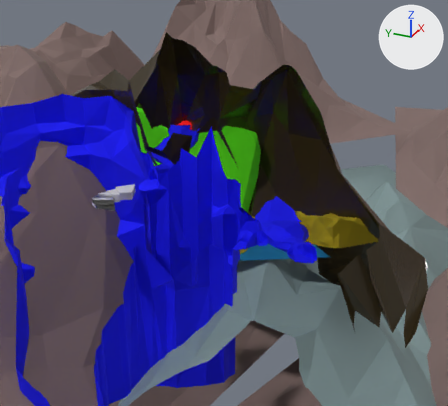
What one commit did to the FBX model Assets/Models/Terrains/Integrate.FBX.
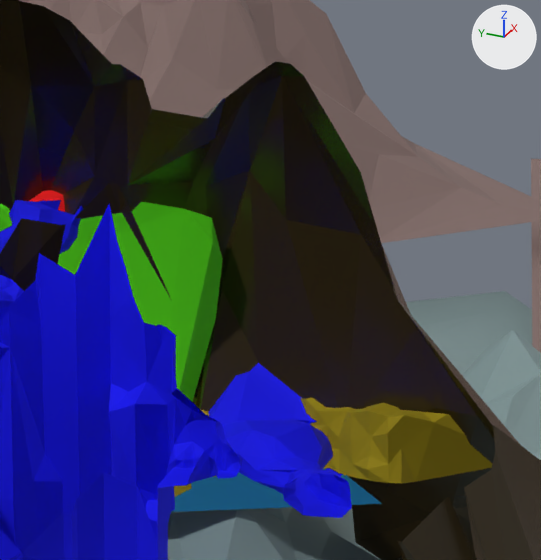
Each version is shown from a 50 mm lens placed at (-467.2, -198.4, 264.2), pointed at (-71.2, -20.1, 66.1), then close up on the part from 37% to 89% of the width and 9% to 69% of the height. Every picture has the same lights, and +X, +Y and +Z are marked at upper right. Everything nearer to the camera than a plane just in front of the edit is cut away. Vertices at the same position are counted once.

The older version as bpy lines, for what is in view:
```python
me_mesh = bpy.data.meshes.new('Mesh')
me_mesh.from_pydata(...)  # 1855 vertices, 3517 faces; spans x -746.0..746.0, y -608.0..608.0, z -146.0..146.0
# faces by material slot: [2798, 719]
me_mesh.materials.append(mat_default)  # brown #816c68
me_mesh.materials.append(mat_default_001)  # grey #7f9494
me_mesh_001 = bpy.data.meshes.new('Mesh.001')
me_mesh_001.from_pydata(...)  # 1835 vertices, 3244 faces; spans x -85.0..85.0, y -114.0..114.0, z -21.0..21.0
me_mesh_001.materials.append(mat_07___default)  # yellow #ab9600
# before: 1056 (-68.0, -25.0, -3.0), 1058 (-76.0, -23.0, -5.0), 1238 (-82.0, -20.0, 3.0), 1242 (-78.0, -25.0, -3.0) at pixel (176, 496), 1256 (-79.0, -23.0, -2.0)
me_mesh_003 = bpy.data.meshes.new('Mesh.003')
me_mesh_003.from_pydata(...)  # 181 vertices, 281 faces; spans x -54.0..54.0, y -143.0..143.0, z -96.0..96.0
me_mesh_003.materials.append(mat_x)  # brown #352a16
ob_mountain = bpy.data.objects.new('Mountain', me_mesh)
ob_mountain.location = (6.3, -18.2, 36.0)
ob_stage1 = bpy.data.objects.new('Stage1', me_mesh_001)
ob_stage1.location = (-61.6, -37.9, 69.2)
ob_stage2_3 = bpy.data.objects.new('Stage2-3', me_mesh_003)
ob_stage2_3.location = (-106.7, -34.5, 115.3)
# also in view: 'Water' at (-63.4, -19.3, 57.7); 'Stage2' at (-173.7, -17.7, 66.6); 'Stage3' at (-69.6, -3.9, 87.6)
```
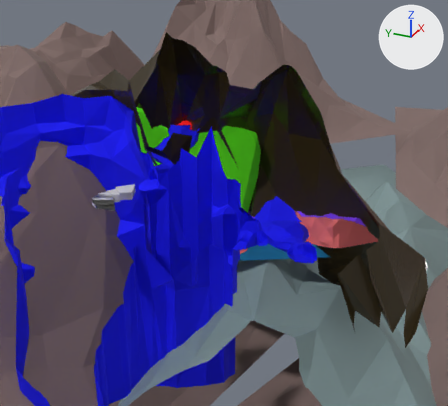
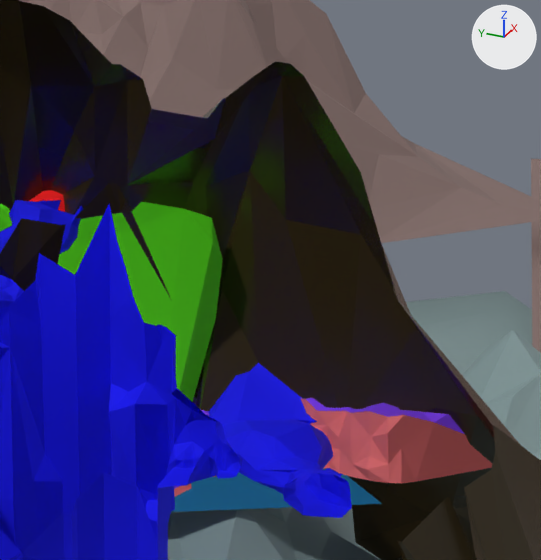
Commit message: fix stage 1 model

The change, as a diff of the scene's bpy script:
```diff
--- a/Assets/Models/Terrains/Integrate.FBX.py
+++ b/Assets/Models/Terrains/Integrate.FBX.py
@@ mat_10___default @@
+mat_10___default = principled_material('10 - Default')
+mat_10___default.base_color = (0.976, 0.196, 0.196)  # red #fc7a7a
+mat_10___default.roughness = 0.859
@@ mat_17___default @@
+mat_17___default = principled_material('17 - Default')
+mat_17___default.base_color = (0.239, 0.0471, 0.969)  # purple #863dfb
+mat_17___default.roughness = 0.859
@@ me_mesh_001 @@
 # used by ob_stage1; location = (-61.6, -37.9, 69.2)
 # verts and faces of me_mesh_001; kept vertices keep their numbers, new ones are numbered from 1835
-me_mesh_001.from_pydata(...)  # 1835 vertices, 3244 faces; spans x -85.0..85.0, y -114.0..114.0, z -21.0..21.0
+me_mesh_001.from_pydata(...)  # 1834 vertices, 3242 faces; spans x -85.0..85.0, y -114.0..114.0, z -21.0..21.0
+# me_mesh_001 part 1
+delete_vertices([1242])  # with the faces that use them
+delete_faces([(1056, 1058, 1256)])
+# me_mesh_001 part 2: 1510 faces spanning x -85.0..74.0, y -114.0..110.0, z -21.0..21.0 switch from mat_07___default (yellow #ab9600) to mat_10___default (red #fc7a7a)
+# me_mesh_001 part 3: 1732 faces spanning x -85.0..85.0, y -114.0..114.0, z -21.0..21.0 switch from mat_07___default (yellow #ab9600) to mat_17___default (purple #863dfb)
```

What differs and where, as boxes [x1, y1, x2, y2] in the close-ups (541 x 560 px):
part 1 of me_mesh_001, deleted
    before: [174, 485, 185, 496]
part 2 of me_mesh_001, recoloured
    both: [174, 398, 492, 497]
part 3 of me_mesh_001, recoloured (yellow to purple)
    both: [193, 396, 464, 434]
